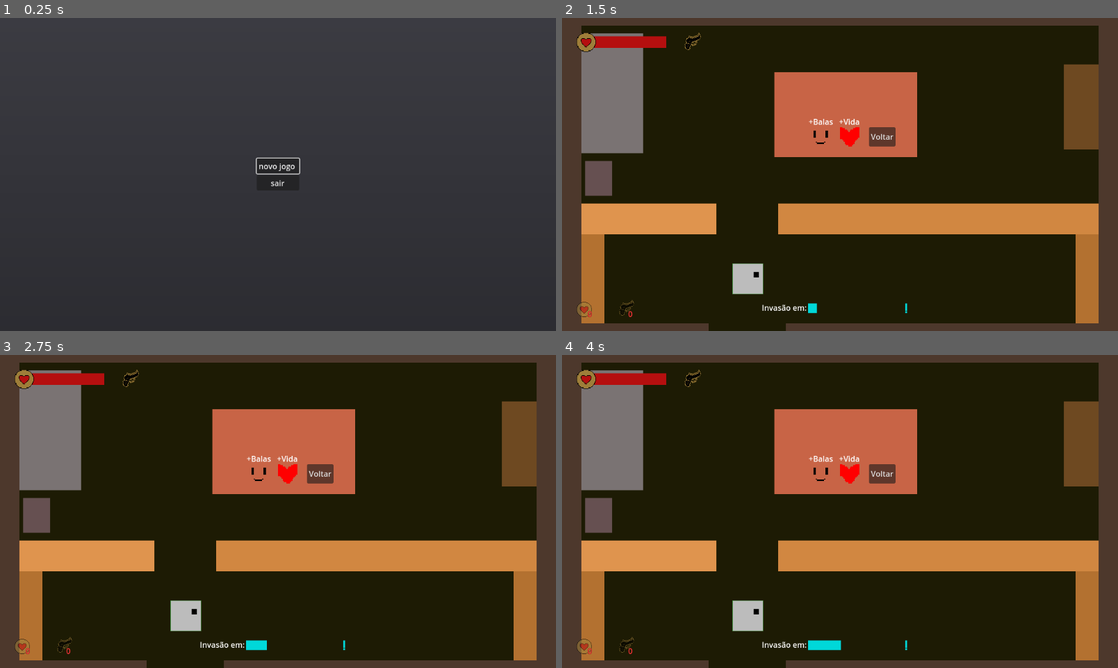
Above: before the commit, frames 1-4 (two rows, left to right).
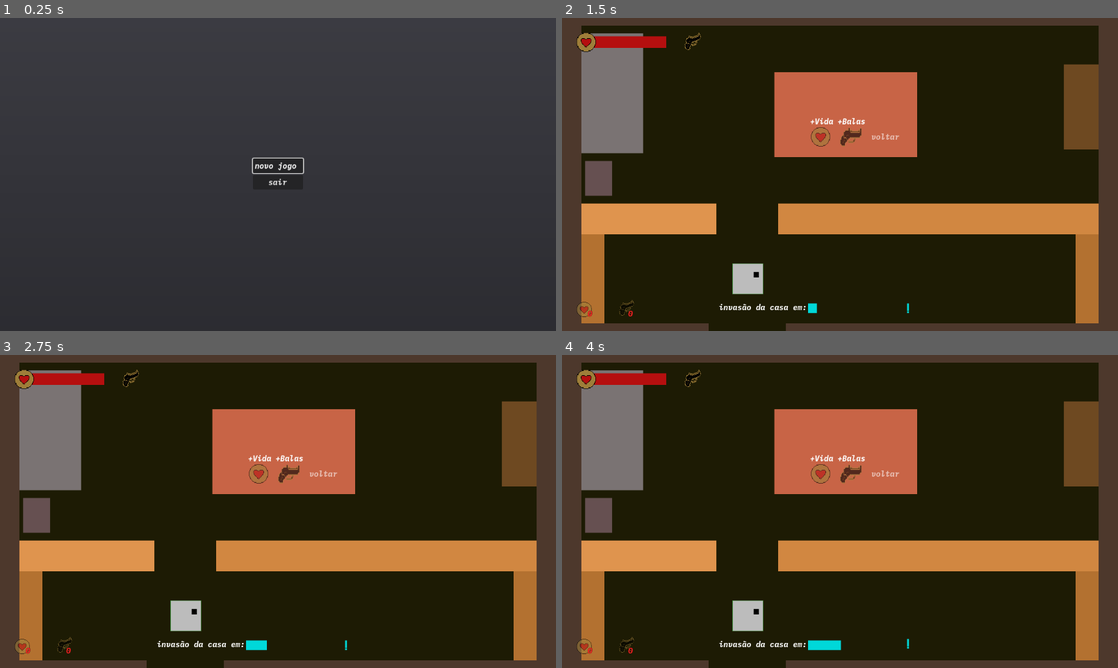
Above: after the commit, the same moments.

Repository: kawasousa/Scary-Jammers
Game: Godot game, scene res://scenes/menu_inicial.tscn
Same seed, same stepped clock (60 frames per second), same inputs: the game is played once before the commit and once after it.
Inputs (mouse positions are in pixels of both pictures, inside the frame that each line leads up to):
- Up to frame 1 (0.25 s): no input
- Up to frame 2 (1.5 s): click "novo jogo" at 0.5 s; click "+Balas" at 1.25 s
- Up to frame 3 (2.75 s): click "+Vida" at 2 s
- Up to frame 4 (4 s): click (884, 473) at 2.75 s, where only the run before the commit has a clickable "Voltar"; click (884, 473) at 3.5 s, where only the run after the commit has a clickable "voltar"

The runs differ from the first frame. In frame 1, 0.2% of the frame differs, in the area x 45-55%, y 44-54%; in frame 2, 1.0%; in frame 3, 1.0%; in frame 4, 1.0%, in the area x 4-63%, y 31-96%.

Commit message:
mouse icon mudado

Diff:
--- a/Scary Jam/Autoload/Global.gd
+++ b/Scary Jam/Autoload/Global.gd
@@ -17,6 +17,7 @@
 var player_shoot_resource: int
 var player_life_resource: int
 var can_spawn_enemies: bool = false
+var can_spawn_trees: bool = true
 
 
 func _ready():
@@ -24,6 +25,7 @@
 	player_life_resource = 0
 	player_life = 5
 	player_shooots = 0
+	Input.set_custom_mouse_cursor(load("res://assets/UI_Flat_Select_02a1.png"))
 
 func _process(_delta):
 	get_bullet()
@@ -52,11 +54,11 @@
 
 func spawn_enemy() -> void:
 	if can_spawn_enemies == true and get_tree().get_nodes_in_group("enemy").size() < 2:
-			for spawner in outdoor_scene_node.get_node("enemy_spawner").get_children():
-				var enemy = ENEMY_SCENE.instantiate()
-				enemy.global_position = spawner.global_position
-				outdoor_scene_node.get_node("enemy_group").add_child(enemy)
-				enemy.add_to_group("enemy")
+		for spawner in outdoor_scene_node.get_node("enemy_spawner").get_children():
+			var enemy = ENEMY_SCENE.instantiate()
+			enemy.global_position = spawner.global_position
+			outdoor_scene_node.get_node("enemy_group").add_child(enemy)
+			enemy.add_to_group("enemy")
 
 func reduce_player_life() -> void:
 	player_life -= 1
--- a/Scary Jam/project.godot
+++ b/Scary Jam/project.godot
@@ -23,6 +23,10 @@
 
 window/size/mode=2
 window/stretch/mode="viewport"
+
+[gui]
+
+theme/custom_font="res://fonts/IBMPlexMono-BoldItalic.ttf"
 
 [input]
 
--- a/Scary Jam/scenes/florest_scene.tscn
+++ b/Scary Jam/scenes/florest_scene.tscn
@@ -96,4 +96,5 @@
 target_area = "res://scenes/outdoor_scene.tscn"
 player_position = Vector2(255, 575)
 
+[connection signal="tree_exited" from="." to="." method="_on_tree_exited"]
 [connection signal="body_entered" from="passage_area" to="." method="_on_passage_area_body_entered"]
--- a/Scary Jam/scenes/game_over_screen.tscn
+++ b/Scary Jam/scenes/game_over_screen.tscn
@@ -119,9 +119,9 @@
 
 [node name="restart_button" type="Button" parent="AnimationPlayer"]
 self_modulate = Color(1, 1, 1, 0)
-offset_left = 488.0
+offset_left = 465.0
 offset_top = 384.0
-offset_right = 663.0
+offset_right = 640.0
 offset_bottom = 415.0
 text = "voltar ao menu inicial"
 
--- a/Scary Jam/scenes/house_scene.tscn
+++ b/Scary Jam/scenes/house_scene.tscn
@@ -130,4 +130,5 @@
 offset_right = 516.0
 offset_bottom = 226.0
 
+[connection signal="tree_entered" from="." to="." method="_on_tree_entered"]
 [connection signal="body_entered" from="passage_area" to="." method="_on_passage_area_body_entered"]
--- a/Scary Jam/scenes/hud.tscn
+++ b/Scary Jam/scenes/hud.tscn
@@ -11,10 +11,11 @@
 position = Vector2(249, 32)
 
 [node name="shoot_rect" type="ColorRect" parent="shoot"]
-offset_left = 24.0
-offset_top = 26.0
-offset_right = 24.0
-offset_bottom = 36.0
+custom_minimum_size = Vector2(0, 20)
+offset_left = 40.0
+offset_top = 10.0
+offset_right = 40.0
+offset_bottom = 30.0
 color = Color(0.619608, 0.494118, 0.223529, 1)
 
 [node name="TextureRect" type="TextureRect" parent="shoot"]
@@ -27,35 +28,26 @@
 texture = ExtResource("2_k5cx3")
 
 [node name="invasion" type="Node2D" parent="."]
-position = Vector2(414, 588)
+position = Vector2(325, 588)
 
 [node name="invasion_rect" type="ColorRect" parent="invasion"]
-offset_left = 96.0
+offset_left = 185.0
 offset_top = 3.0
-offset_right = 96.0
+offset_right = 185.0
 offset_bottom = 23.0
 color = Color(0, 0.847059, 0.85098, 1)
 metadata/_edit_use_anchors_ = true
 
+[node name="invasion_alert_polygon" type="Polygon2D" parent="invasion"]
+position = Vector2(93, 0)
+color = Color(0, 0.847059, 0.85098, 1)
+polygon = PackedVector2Array(297, 3, 297, 23, 301, 23, 301, 19, 297, 19, 297, 18, 301, 18, 301, 3)
+
 [node name="invasion_label" type="Label" parent="invasion"]
-offset_right = 93.0
+offset_right = 155.0
 offset_bottom = 23.0
-text = "Invasão em:"
+text = "invasão da casa em:"
 metadata/_edit_use_anchors_ = true
-
-[node name="invasion_limit_rect" type="ColorRect" parent="invasion"]
-offset_left = 297.0
-offset_top = 3.0
-offset_right = 301.0
-offset_bottom = 18.0
-color = Color(0, 0.847059, 0.85098, 1)
-
-[node name="invasion_limit_rect2" type="ColorRect" parent="invasion"]
-offset_left = 297.0
-offset_top = 19.0
-offset_right = 301.0
-offset_bottom = 23.0
-color = Color(0, 0.847059, 0.85098, 1)
 
 [node name="life" type="Node2D" parent="."]
 position = Vector2(30, 30)
@@ -99,7 +91,7 @@
 offset_top = 7.0
 offset_right = 63.0
 offset_bottom = 30.0
-theme_override_colors/font_color = Color(1, 0.22, 0.22, 1)
+theme_override_colors/font_color = Color(1, 0.14, 0.14, 1)
 theme_override_colors/font_outline_color = Color(0, 0, 0, 1)
 theme_override_constants/outline_size = 1
 text = "0"
@@ -119,7 +111,7 @@
 offset_top = 13.0
 offset_right = 33.0
 offset_bottom = 36.0
-theme_override_colors/font_color = Color(1, 0.22, 0.22, 1)
+theme_override_colors/font_color = Color(1, 0.14, 0.14, 1)
 theme_override_colors/font_outline_color = Color(0, 0, 0, 1)
 theme_override_constants/outline_size = 1
 text = "0"
--- a/Scary Jam/scenes/inventory.tscn
+++ b/Scary Jam/scenes/inventory.tscn
@@ -1,18 +1,36 @@
-[gd_scene load_steps=8 format=3 uid="uid://cuwvdickdojxe"]
+[gd_scene load_steps=14 format=3 uid="uid://cuwvdickdojxe"]
 
-[ext_resource type="Theme" uid="uid://c07wpxevc7kyv" path="res://themes/button.tres" id="1_mp32s"]
 [ext_resource type="Script" path="res://script/inventory.gd" id="1_y52ir"]
-[ext_resource type="Texture2D" uid="uid://deejpf5pimjup" path="res://assets/carinha.png" id="3_mb0n8"]
-[ext_resource type="Texture2D" uid="uid://41io85ilblws" path="res://assets/heart.png" id="4_4edqr"]
+[ext_resource type="Texture2D" uid="uid://b2mm1qi1tj3sh" path="res://assets/life_icon.png" id="2_36t2i"]
+[ext_resource type="Texture2D" uid="uid://c3lrqlwc65vgy" path="res://assets/gun.png" id="3_b58mw"]
 
 [sub_resource type="RectangleShape2D" id="RectangleShape2D_i8dxd"]
-size = Vector2(189, 78)
+size = Vector2(203, 82)
+
+[sub_resource type="StyleBoxTexture" id="StyleBoxTexture_smgq4"]
+texture = ExtResource("2_36t2i")
+modulate_color = Color(1, 1, 1, 0.588235)
+
+[sub_resource type="StyleBoxTexture" id="StyleBoxTexture_kaplr"]
+
+[sub_resource type="StyleBoxTexture" id="StyleBoxTexture_rkspf"]
+texture = ExtResource("2_36t2i")
 
 [sub_resource type="StyleBoxTexture" id="StyleBoxTexture_dq781"]
-texture = ExtResource("3_mb0n8")
+texture = ExtResource("3_b58mw")
+modulate_color = Color(1, 1, 1, 0.588235)
 
-[sub_resource type="StyleBoxTexture" id="StyleBoxTexture_smgq4"]
-texture = ExtResource("4_4edqr")
+[sub_resource type="StyleBoxTexture" id="StyleBoxTexture_q7ecq"]
+modulate_color = Color(1, 1, 1, 0.588235)
+
+[sub_resource type="StyleBoxTexture" id="StyleBoxTexture_by7sb"]
+texture = ExtResource("3_b58mw")
+
+[sub_resource type="StyleBoxTexture" id="StyleBoxTexture_impsa"]
+
+[sub_resource type="StyleBoxTexture" id="StyleBoxTexture_vcpvi"]
+
+[sub_resource type="StyleBoxTexture" id="StyleBoxTexture_ri3gi"]
 
 [node name="inventory" type="Control"]
 layout_mode = 3
@@ -28,7 +46,7 @@
 [node name="Area2D" type="Area2D" parent="."]
 
 [node name="CollisionShape2D" type="CollisionShape2D" parent="Area2D"]
-position = Vector2(82.5, 36)
+position = Vector2(89.5, 38)
 shape = SubResource("RectangleShape2D_i8dxd")
 
 [node name="HBoxContainer" type="HBoxContainer" parent="."]
@@ -37,39 +55,49 @@
 offset_bottom = 40.0
 theme_override_constants/separation = 20
 
-[node name="Button" type="Button" parent="HBoxContainer"]
-custom_minimum_size = Vector2(40, 40)
+[node name="plus_life" type="Button" parent="HBoxContainer"]
+custom_minimum_size = Vector2(40, 0)
 layout_mode = 2
-theme = ExtResource("1_mp32s")
+theme_override_styles/normal = SubResource("StyleBoxTexture_smgq4")
+theme_override_styles/pressed = SubResource("StyleBoxTexture_kaplr")
+theme_override_styles/focus = SubResource("StyleBoxTexture_rkspf")
+
+[node name="life" type="Label" parent="HBoxContainer/plus_life"]
+layout_mode = 0
+offset_left = -2.0
+offset_top = -23.0
+offset_right = 44.0
+text = "+Vida"
+
+[node name="plus_shoot" type="Button" parent="HBoxContainer"]
+custom_minimum_size = Vector2(45, 23)
+layout_mode = 2
 theme_override_styles/normal = SubResource("StyleBoxTexture_dq781")
+theme_override_styles/pressed = SubResource("StyleBoxTexture_q7ecq")
+theme_override_styles/focus = SubResource("StyleBoxTexture_by7sb")
 
-[node name="Label" type="Label" parent="HBoxContainer/Button"]
+[node name="Label" type="Label" parent="HBoxContainer/plus_shoot"]
 layout_mode = 0
 offset_left = -5.0
 offset_top = -23.0
 offset_right = 46.0
 text = "+Balas"
 
-[node name="life" type="Button" parent="HBoxContainer"]
+[node name="quit_menu" type="Button" parent="HBoxContainer"]
 custom_minimum_size = Vector2(40, 0)
 layout_mode = 2
-theme = ExtResource("1_mp32s")
-theme_override_styles/normal = SubResource("StyleBoxTexture_smgq4")
-
-[node name="life" type="Label" parent="HBoxContainer/life"]
-layout_mode = 0
-offset_left = -2.0
-offset_top = -23.0
-offset_right = 44.0
-text = "+Vida"
-
-[node name="quit" type="Button" parent="HBoxContainer"]
-custom_minimum_size = Vector2(40, 0)
-layout_mode = 2
-theme = ExtResource("1_mp32s")
-text = "Voltar"
+theme_override_colors/font_color = Color(1, 1, 1, 0.588235)
+theme_override_colors/font_pressed_color = Color(0.731274, 0.702113, 0.240797, 1)
+theme_override_colors/font_focus_color = Color(1, 1, 1, 1)
+theme_override_styles/normal = SubResource("StyleBoxTexture_impsa")
+theme_override_styles/pressed = SubResource("StyleBoxTexture_vcpvi")
+theme_override_styles/focus = SubResource("StyleBoxTexture_ri3gi")
+text = "voltar"
 
 [connection signal="body_entered" from="Area2D" to="." method="_on_area_2d_body_entered"]
-[connection signal="pressed" from="HBoxContainer/Button" to="." method="_on_button_pressed"]
-[connection signal="pressed" from="HBoxContainer/life" to="." method="_on_life_pressed"]
-[connection signal="pressed" from="HBoxContainer/quit" to="." method="_on_quit_pressed"]
+[connection signal="pressed" from="HBoxContainer/plus_life" to="." method="_on_life_pressed"]
+[connection signal="pressed" from="HBoxContainer/plus_life" to="." method="_on_plus_life_pressed"]
+[connection signal="pressed" from="HBoxContainer/plus_shoot" to="." method="_on_button_pressed"]
+[connection signal="pressed" from="HBoxContainer/plus_shoot" to="." method="_on_plus_shoot_pressed"]
+[connection signal="pressed" from="HBoxContainer/quit_menu" to="." method="_on_quit_pressed"]
+[connection signal="pressed" from="HBoxContainer/quit_menu" to="." method="_on_quit_menu_pressed"]
--- a/Scary Jam/script/enemy_scene.gd
+++ b/Scary Jam/script/enemy_scene.gd
@@ -17,6 +17,7 @@
 func _on_area_2d_body_entered(body):
 	if body.is_in_group("Player"):
 		Global.reduce_player_life()
+		body.global_position -= global_position - body.global_position
 
 func _on_area_2d_area_entered(area):
 	if area.is_in_group("shoots"):
--- a/Scary Jam/script/florest_scene.gd
+++ b/Scary Jam/script/florest_scene.gd
@@ -7,10 +7,14 @@
 	spawn_random_trees()
 
 func spawn_random_trees() -> void:
-	for spawn in get_node("tree_spawn_markers").get_children():
-		if randi_range(1, 2) == 1:
-			var item = ABSTRACT_ITEM.instantiate()
-			item.ID = "3"
-			item.set_self_modulate(200)
-			get_node("tree_group").add_child(item)
-			item.global_position = spawn.global_position
+	if Global.can_spawn_trees:
+		for spawn in get_node("tree_spawn_markers").get_children():
+			if randi_range(1, 2) == 1:
+				var item = ABSTRACT_ITEM.instantiate()
+				item.ID = "3"
+				item.set_self_modulate(200)
+				get_node("tree_group").add_child(item)
+				item.global_position = spawn.global_position
+
+func _on_tree_exited():
+	Global.can_spawn_trees = false
--- a/Scary Jam/script/hud.gd
+++ b/Scary Jam/script/hud.gd
@@ -6,14 +6,15 @@
 @onready var shoot_rect = $shoot/shoot_rect
 @onready var invasion_rect = $invasion/invasion_rect
 @onready var invasion = $invasion
+@onready var invasion_alert_polygon = $invasion/invasion_alert_polygon
 
 
 func _ready():
 	Global.hud_node = self
 
-func _process(_delta):
+func _process(delta):
 	update_player_shoot_label()
-	update_time_to_invasion_rect()
+	update_time_to_invasion_rect(delta)
 	update_player_life_label()
 	update_shoot_resource_label()
 	show_invasion_label()
@@ -21,8 +22,9 @@
 func update_player_shoot_label() -> void:
 	shoot_rect.custom_minimum_size.x = Global.player_shooots * 10
 
-func update_time_to_invasion_rect() -> void:
+func update_time_to_invasion_rect(delta) -> void:
 	invasion_rect.custom_minimum_size.x = Global.invasion_rect_factor
+	invasion_alert_polygon.position.y += sin((Engine.get_frames_drawn() * 0.1)) * 0.2
 
 func update_player_life_label() -> void:
 	life_rect.custom_minimum_size.x = Global.player_life * 30
--- a/Scary Jam/script/inventory.gd
+++ b/Scary Jam/script/inventory.gd
@@ -1,23 +1,25 @@
 extends Control
 
-@onready var button = $HBoxContainer/Button
+@onready var plus_life = $HBoxContainer/plus_life
 
-func _on_button_pressed():
-	if Global.player_shoot_resource > 0:
-			Global.player_shoot_resource -= 1
-			Global.player_shooots += 1
 
 func _on_area_2d_body_entered(body):
 	if body.is_in_group("Player"):
 		Global.player_node.can_move = false
-		button.grab_focus()
+		plus_life.grab_focus()
 
-func _on_quit_pressed():
+func _on_quit_menu_pressed():
 	Global.player_node.can_move = true
 	for button in get_node("HBoxContainer").get_children():
 		button.release_focus()
 
-func _on_life_pressed():
-	if Global.player_life_resource > 0:
+func _on_plus_life_pressed():
+	if Global.player_life_resource > 0 and Global.player_life < 5:
 		Global.player_life_resource -= 1
 		Global.player_life += 1
+
+func _on_plus_shoot_pressed():
+	if Global.player_shoot_resource > 0:
+			Global.player_shoot_resource -= 1
+			Global.player_shooots += 1
+			Global.can_spawn_trees = true
Binary file added: Scary Jam/assets/UI_Flat_Select_02a1.png
Not shown, added: Scary Jam/assets/UI_Flat_Select_02a1.png.import
Binary file added: Scary Jam/assets/UI_Flat_Select_02a3.png
Not shown, added: Scary Jam/assets/UI_Flat_Select_02a3.png.import
Binary file removed: Scary Jam/assets/button.png
Binary file added: Scary Jam/assets/tileset.png
Not shown, changed: Scary Jam/assets/tileset.png.import
Binary file added: Scary Jam/fonts/IBMPlexMono-BoldItalic.ttf
Not shown, added: Scary Jam/fonts/IBMPlexMono-BoldItalic.ttf.import
